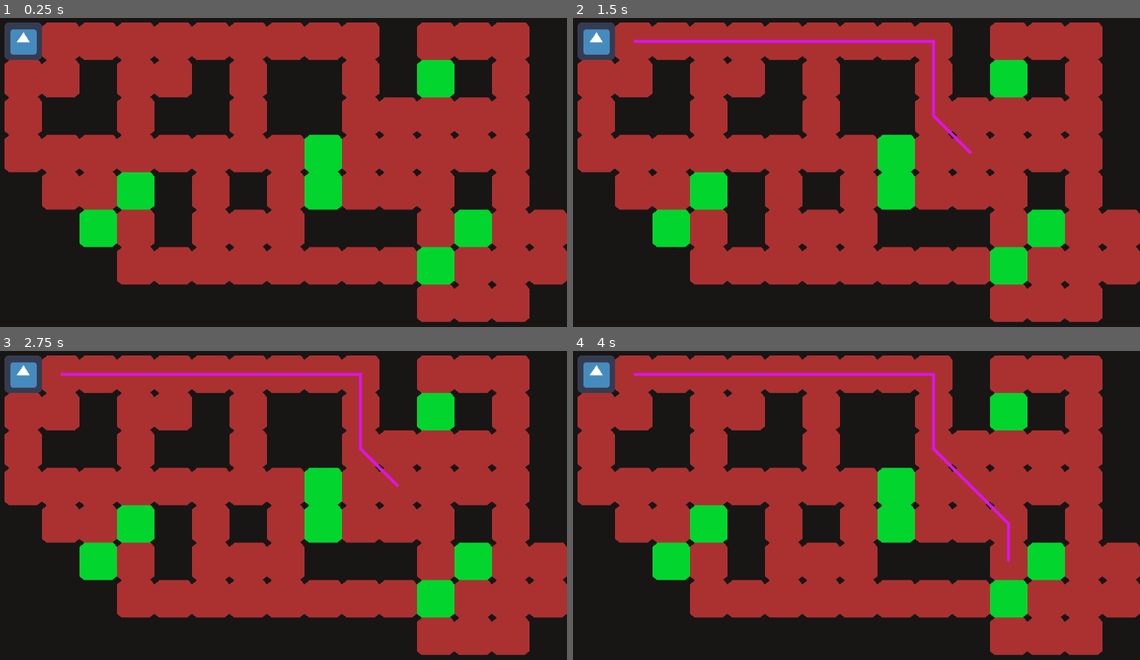
Above: before the commit, frames 1-4 (two rows, left to right).
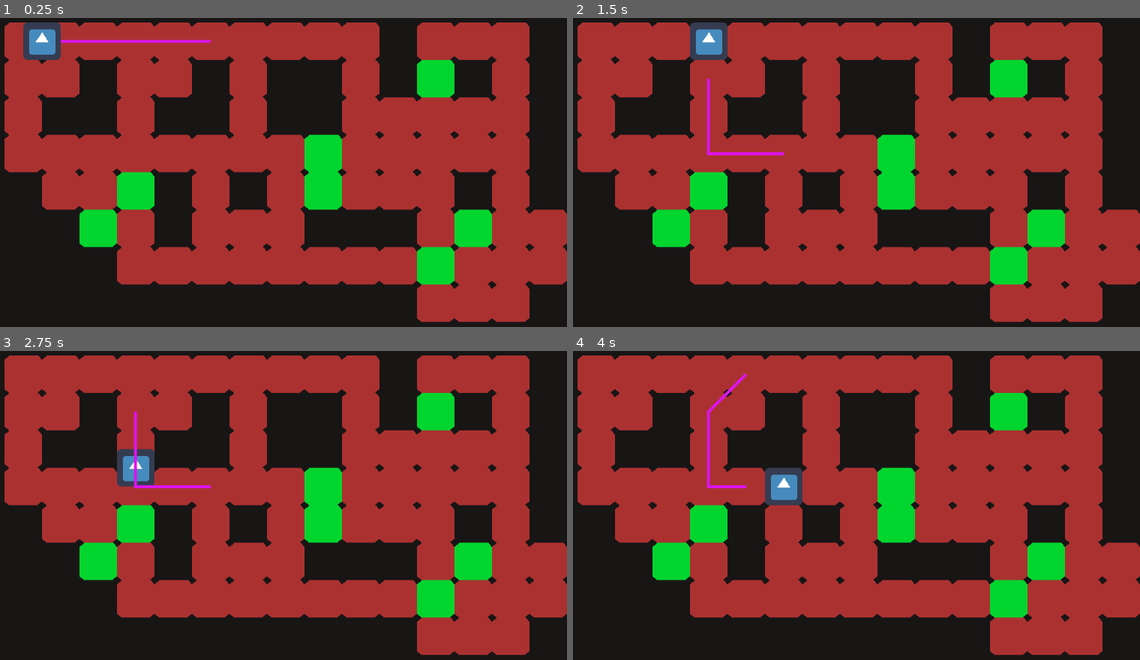
Above: after the commit, the same moments.

Repository: ClemiDouce/a-star-pathfinding
Game: Godot game, scene res://NewWorld.tscn
Same seed, same stepped clock (60 frames per second), same inputs: the game is played once before the commit and once after it. The engine's default icon, where the game draws it, is replaced by a stand-in: a white triangle on a blue panel in a dark square.
Inputs (mouse positions are in pixels of both pictures, inside the frame that each line leads up to):
- Up to frame 1 (0.25 s): no input
- Up to frame 2 (1.5 s): move the mouse to (969, 141) at 0.52 s; click (969, 141) at 0.67 s; move the mouse to (720, 178) at 1.27 s; hold Down (ui_down) from 1.28 s (still down); click (720, 178) at 1.42 s
- Up to frame 3 (2.75 s): move the mouse to (328, 415) at 2.02 s; release Down (ui_down) at 2.03 s; click (328, 415) at 2.17 s
- Up to frame 4 (4 s): move the mouse to (811, 564) at 2.77 s; click (811, 564) at 2.92 s; move the mouse to (1020, 545) at 3.52 s; hold Down (ui_down) from 3.53 s (still down); click (1020, 545) at 3.67 s

The runs differ from the first frame. In frame 1, 1.3% of the frame differs, in the area x 0-38%, y 1-14%; in frame 2, 2.7%; in frame 3, 2.7%; in frame 4, 3.0%, in the area x 0-78%, y 1-69%.

Commit message:
add perpetual movement

Diff:
--- a/Player.gd
+++ b/Player.gd
@@ -9,18 +9,19 @@
 var step := true
 var stop := false
 var moving := false
+var path_offset := 10
 
 signal stopped(pos)
 
-
-func _process(delta: float) -> void:
-	pass
+func _ready() -> void:
+	self.connect("stopped", self, "on_self_stopped")
 
 func new_path(new_path: PoolVector2Array, move_by_step=true):
 	if new_path.size() > 0:
 		self.path = new_path
 		path_index = 0
 		step = move_by_step
+		map.draw_path_line(self.path)
 
 func move():
 	stop = false
@@ -44,14 +45,33 @@
 			path_index += 1
 			tween.start()
 			yield(tween, "tween_completed")
+		print('Fin du chemin')
 	moving = false
 	emit_signal("stopped", self.global_position)
-	print('Fin du chemin')
 
 
-func stop():
+
+func pause():
 	self.stop = true
 
 func _unhandled_input(event: InputEvent) -> void:
 	if event.is_action_pressed("ui_down"):
-		stop()
+		pause()
+
+func check_path():
+	if path.size() == 0:
+		return
+
+	for point in path:
+		if map.get_cellv(point) == 2:
+			return false
+	return true
+
+func random_offset():
+	var x = rand_range(-path_offset, path_offset)
+	var y = rand_range(-path_offset, path_offset)
+	return Vector2(x,y)
+
+func on_self_stopped(pos):
+	new_path(map.get_random_destination(pos), false)
+	self.move()
--- a/RealMap.gd
+++ b/RealMap.gd
@@ -3,8 +3,12 @@
 onready var player := $Player
 onready var line := $Line2D
 
+var offset := 4
+
 func _ready() -> void:
 	player.map = self
+	player.new_path(get_random_destination(player.global_position), false)
+	player.move()
 
 func _input(event: InputEvent) -> void:
 	if (event is InputEventMouseButton and event.is_pressed()):
@@ -15,28 +19,25 @@
 				var path = search_path(player.global_position, mouse_pos)
 				if path:
 					player.new_path(path)
-#					self.set_cellv(path[-1], 1)
-					draw_path_line(path)
 
 		# Placer obstacle
 		elif event.button_index == BUTTON_RIGHT:
 			var mouse_pos = get_global_mouse_position()
 			if used_cells.has(world_to_map(mouse_pos)): # Check si case cliquée existe
+				print("State of Player", player.moving)
 				if !player.moving:
 					var path = search_path(player.global_position, mouse_pos)
 					if path:
 						player.new_path(path, false)
 	#					self.set_cellv(path[-1], 1)
-						draw_path_line(path)
 						player.move()
 				else:
-					player.stop()
+					player.pause()
 					yield(player, "stopped")
 					var path = search_path(player.global_position, mouse_pos)
 					if path:
 						player.new_path(path, false)
 	#					self.set_cellv(path[-1], 1)
-						draw_path_line(path)
 						player.move()
 
 		# Arreter le joueur
@@ -48,11 +49,27 @@
 	var new_end = world_to_map(end)
 	return _get_path(new_start, new_end)
 
+func get_cell_middle(cell: Vector2):
+	var half_cell_size = self.cell_size / 2
+	return map_to_world(cell) + half_cell_size
+
+func get_random_cell():
+	var index = rand_range(0, used_cells.size())
+	var random_cell = used_cells[index]
+	while self.get_cellv(used_cells[index]) == 2:
+		index = rand_range(0, used_cells.size())
+		random_cell = used_cells[index]
+	return random_cell
+
+func get_random_destination(start: Vector2):
+	var rand_cell = get_random_cell()
+	var start_cell = world_to_map(start)
+	while rand_cell == start_cell:
+		rand_cell = get_random_cell()
+	var path = _get_path(start_cell, rand_cell)
+	return path
+
 func draw_path_line(path: PoolVector2Array):
 	line.clear_points()
 	for point in path:
 		line.add_point(get_cell_middle(point))
-
-func get_cell_middle(cell: Vector2):
-	var half_cell_size = self.cell_size / 2
-	return map_to_world(cell) + half_cell_size
